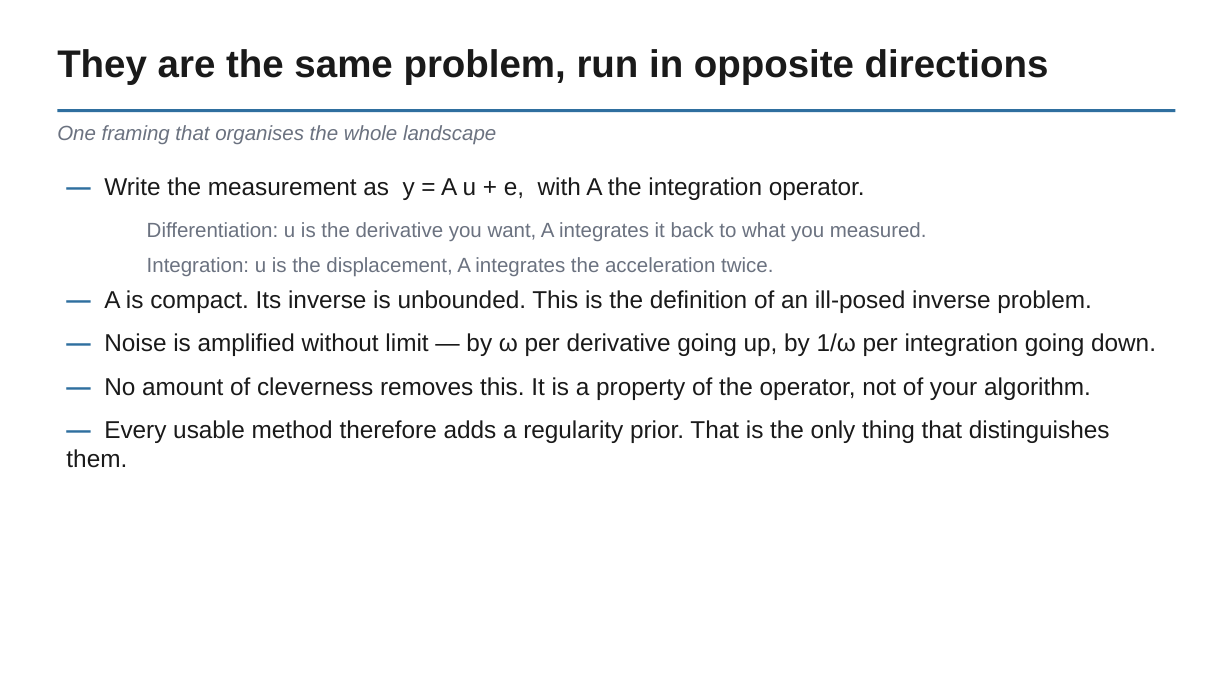
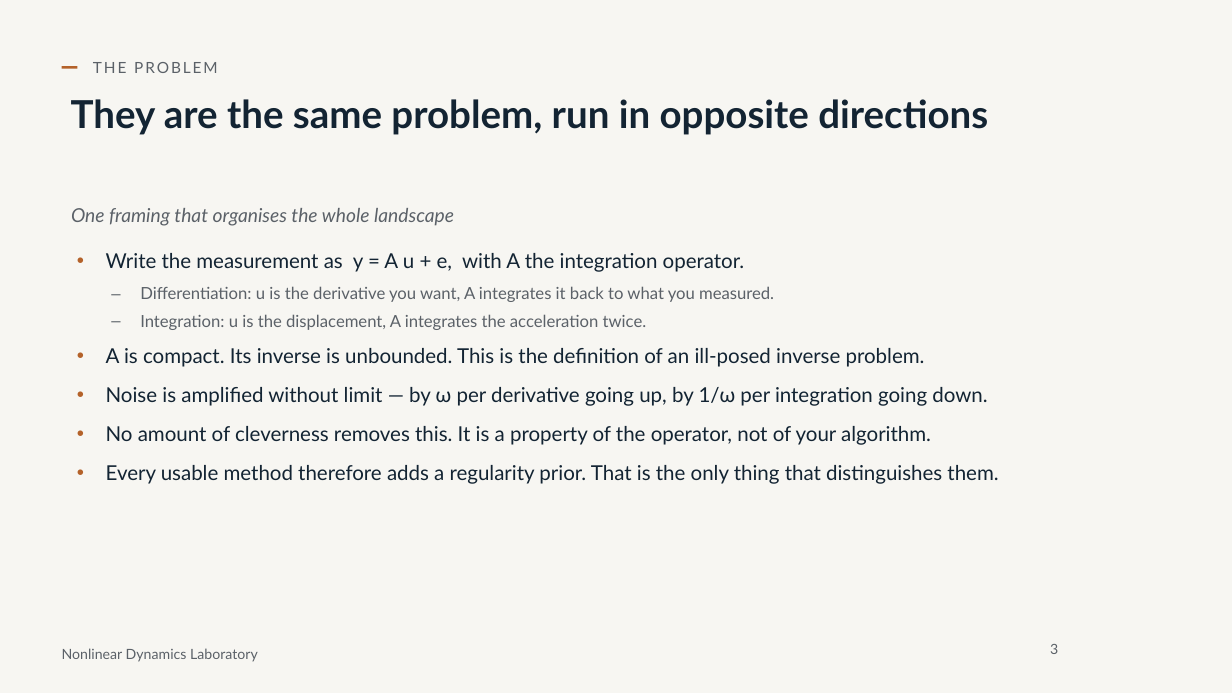
Before and after one commit to nld-uri/kinematics-toolbox, a slide deck: slide 3 of talk/differentiation_integration_talk.pptx. Drawn at 1232x693 pixels with LibreOffice and Linux fonts; fonts in the diff are those of the drawing; background and template pictures are left out. Boxes give left, top, right and bottom in pixels: in the first picture for what was removed or moved away, otherwise in the second. Text is boxed around its words. In the diff, an @@ line names an element or a change of style, - is before the commit and + after.

```diff
--- a/talk/differentiation_integration_talk.pptx
+++ b/talk/differentiation_integration_talk.pptx
@@ background #FFFFFF to #F7F6F2 @@
@@ title "They are the same problem, ...": place and size @@
-title "They are the same problem, ..." at bbox=[57, 49, 1049, 84]
+title "They are the same problem, ..." at bbox=[71, 99, 988, 135]
@@ title "They are the same problem, ..." at bbox=[71, 99, 988, 135]: font Arial to Lato, text colour #1A1A1A to #132433 @@
@@ rectangle added at bbox=[62, 66, 78, 68], fill #B4622A @@
@@ text added at bbox=[93, 62, 218, 73], 12 pt, text #5B6168 @@
+THE PROBLEM
@@ rectangle removed at bbox=[57, 109, 1176, 113] @@
@@ text removed at bbox=[57, 125, 496, 144] @@
-One framing that organises the whole landscape
@@ text "One framing that organises the ...": place and size @@
-text "One framing that organises the ..." at bbox=[66, 177, 1156, 468]
+text "One framing that organises the ..." at bbox=[71, 208, 998, 484]
@@ text at bbox=[71, 208, 745, 272]: text changed; size 19 to 16 pt; font Arial to Lato; text colour #1A1A1A to #132433 @@
-— Write the measurement as y = A u + e, with A the integration operator.
+One framing that organises the whole landscape
+• Write the measurement as y = A u + e, with A the integration operator.
@@ text at bbox=[140, 286, 774, 330]: size 16 to 13 pt, font Arial to Lato, text colour #6B7280 to #5B6168 in "Differentiation: u is the derivative you want, ...", "Integration: u is the displacement, A integrates ..."; bullet none to –; list level 2 to 1 in "Differentiation: u is the derivative ..."; list level 2 to 1 in "Integration: u is the displacement, ..." @@
@@ text at bbox=[106, 348, 998, 484]: text changed; size 19 to 16 pt; font Arial to Lato; text colour #1A1A1A to #132433 @@
-— A is compact. Its inverse is unbounded. This is the definition of an ill-posed inverse problem.
-— Noise is amplified without limit — by ω per derivative going up, by 1/ω per integration going down.
-— No amount of cleverness removes this. It is a property of the operator, not of your algorithm.
-— Every usable method therefore adds a regularity prior. That is the only thing that distinguishes them.
+• A is compact. Its inverse is unbounded. This is the definition of an ill-posed inverse problem.
+• Noise is amplified without limit — by ω per derivative going up, by 1/ω per integration going down.
+• No amount of cleverness removes this. It is a property of the operator, not of your algorithm.
+• Every usable method therefore adds a regularity prior. That is the only thing that distinguishes them.
@@ text added at bbox=[62, 648, 258, 662], 11 pt, text #5B6168 @@
+Nonlinear Dynamics Laboratory
@@ page number added at bbox=[1050, 644, 1058, 654], 11 pt, text #5B6168 @@
+3
```
Also in this commit, not shown: 23 other slides changed, 16 slides added, 2 slides removed, 28 other files.
